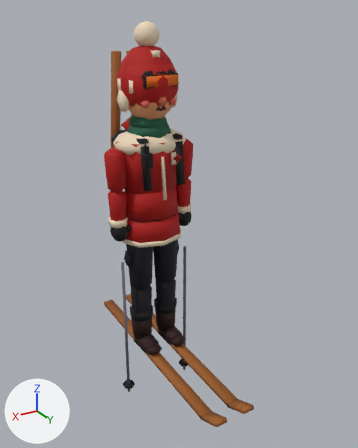
An edit to the glTF model public/models/rs_patroller.glb, drawn before and after from the same camera.
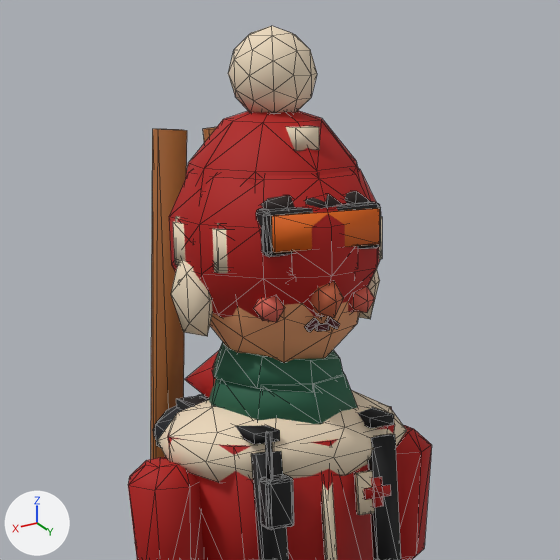
Each version appears first whole from a 50 mm camera at (1.592, 3.051, 2.462) aimed at (-0.1, 0.231, 1.052), and next in a close-up on the part from 18% to 65% of the width and 3% to 40% of the height. Arrows for +X, +Y and +Z are at lower left; the lights stay in place. The older version's two pictures come first. The close-ups show mesh edges as thin lines.

In view in the first close-up: 'pat_body', 'pat_gear', 'pat_hat_beanie', 'pat_hat_bobble', 'pat_hat_helmet', 'pat_hat_trapper', 'pat_skis_back'.
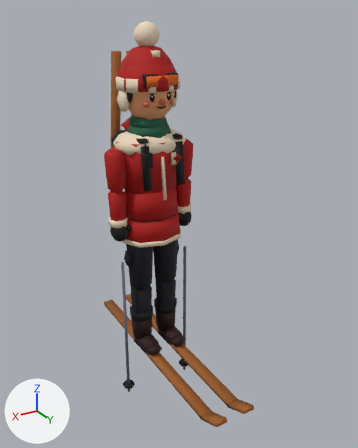
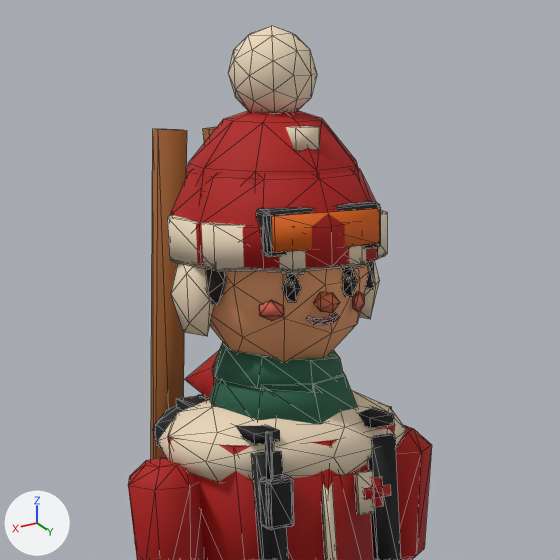
Location of each change, (x1, y1, x2, y2) in pixels of the close-ups (560 x 560 px; the box of a moved part takes in the faces that stretch with it):
'pat_body', reshaped: before (128, 191, 432, 560); after (128, 201, 432, 560)
'pat_hat_helmet', reshaped: before (169, 126, 380, 319); after (170, 126, 378, 269)
'pat_hat_bobble', reshaped: before (185, 26, 359, 197); after (172, 26, 385, 272)
'pat_hat_trapper', reshaped: before (171, 217, 382, 336); after (167, 210, 387, 336)
'pat_hat_beanie', reshaped (mostly hidden): before (176, 216, 220, 225); after (172, 211, 383, 225)
part 1 of me_pat_body, moved or reshaped (not visible before): after (340, 264, 364, 271)
part 2 of me_pat_body, deleted: before (344, 191, 370, 204)
part 3 of me_pat_body, moved or reshaped: before (254, 194, 375, 332); after (205, 261, 374, 325)
part 4 of me_pat_body, recoloured: before (262, 297, 276, 318); after (320, 292, 331, 298)
part 5 of me_pat_body, recoloured: before (367, 299, 375, 312)
part 7 of me_pat_hat_bobble, moved or reshaped (not visible before): after (172, 255, 385, 272)
part 8 of me_pat_hat_helmet, moved or reshaped: before (169, 217, 380, 319); after (196, 224, 378, 269)
part 9 of me_pat_hat_trapper, moved or reshaped: before (173, 217, 382, 273); after (167, 210, 387, 271)

The edits, one by one:
me_pat_body is used by ob_pat_body; location (0.0, 0.0, 0.0).
me_pat_body had 1090 vertices, 1924 faces and spanned x -0.34..0.35, y -0.23..0.25, z -0.03..2.17.
me_pat_body now has 1106 vertices, 1960 faces and spans x -0.34..0.35, y -0.23..0.25, z -0.03..2.17.
me_pat_body part 1: the loose piece of 8 vertices spanning x 0.03..0.1, y 0.16..0.17, z 2.0..2.02 is scaled about its middle by (0.697, 0.798, 0.336), then moved by (-0.13, 0.01, -0.03).
me_pat_body part 2: the loose piece of 12 vertices spanning x -0.11..-0.03, y 0.12..0.18, z 2.07..2.12 is deleted.
me_pat_body part 3: 60 vertices moved from x -0.21..0.14, y -0.02..0.23, z 1.86..2.12 to x -0.19..0.19, y -0.02..0.2, z 1.9..2.0; 71 vertices removed from x -0.21..0.21, y -0.04..0.2, z 1.86..2.1; 99 vertices added at x -0.19..0.19, y -0.04..0.21, z 1.87..2.0.
me_pat_body part 4: 4 faces spanning x -0.02..0.02, y 0.17..0.2, z 1.9..1.94 switch from mat_rs_cheek to mat_rs_nose.
me_pat_body part 5: 1 face spanning x 0.06..0.07, y 0.17..0.18, z 1.95..1.96 switches from mat_rs_cheek to mat_rs_patchwhite.
me_pat_body gains material mat_rs_patchwhite.
me_pat_hat_beanie is used by ob_pat_hat_beanie; location (0.0, 0.0, 0.0).
me_pat_hat_beanie had 107 vertices, 202 faces and spanned x -0.204..0.204, y -0.217..0.185, z 1.851..2.289.
me_pat_hat_beanie now has 107 vertices, 202 faces and spans x -0.212..0.212, y -0.225..0.192, z 1.985..2.289.
me_pat_hat_beanie part 6: the loose piece of 18 vertices spanning x -0.204..0.204, y -0.217..0.185, z 1.985..2.065 is scaled about its middle by (1.04, 1.04, 1).
Other edits to the shape of me_pat_hat_beanie do not show in these pictures.
me_pat_hat_bobble is used by ob_pat_hat_bobble; location (0.0, 0.0, 0.0).
me_pat_hat_bobble had 107 vertices, 202 faces and spanned x -0.204..0.204, y -0.217..0.185, z 1.823..2.404.
me_pat_hat_bobble now has 107 vertices, 202 faces and spans x -0.212..0.212, y -0.225..0.192, z 1.98..2.404.
me_pat_hat_bobble part 7: the loose piece of 18 vertices spanning x -0.204..0.204, y -0.217..0.185, z 1.98..2.05 is scaled about its middle by (1.04, 1.04, 1).
Other edits to the shape of me_pat_hat_bobble do not show in these pictures.
me_pat_hat_helmet is used by ob_pat_hat_helmet; location (0.0, 0.0, 0.0).
me_pat_hat_helmet had 78 vertices, 144 faces and spanned x -0.199..0.199, y -0.232..0.212, z 1.811..2.23.
me_pat_hat_helmet now has 78 vertices, 144 faces and spans x -0.199..0.199, y -0.232..0.212, z 1.987..2.23.
me_pat_hat_helmet part 8: all 31 vertices in x -0.199..0.199, y -0.232..0.212, z 1.811..1.97 are scaled about their middle by (1, 1, 0), then moved by (0.0, 0.0, 0.097).
me_pat_hat_trapper is used by ob_pat_hat_trapper; location (0.0, 0.0, 0.0).
me_pat_hat_trapper had 89 vertices, 162 faces and spanned x -0.219..0.219, y -0.219..0.191, z 1.843..2.206.
me_pat_hat_trapper now has 89 vertices, 162 faces and spans x -0.219..0.219, y -0.229..0.196, z 1.843..2.206.
me_pat_hat_trapper part 9: the loose piece of 18 vertices spanning x -0.206..0.206, y -0.219..0.186, z 1.975..2.055 is scaled about its middle by (1.05, 1.05, 1), then moved by (0.0, 0.0, 0.009).
Other edits to the shape of me_pat_hat_trapper do not show in these pictures.
